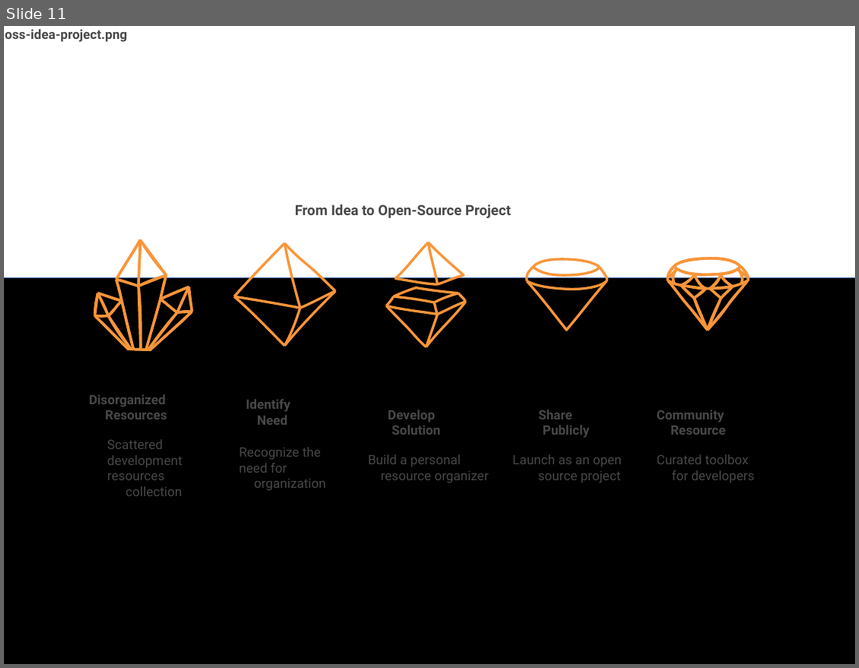
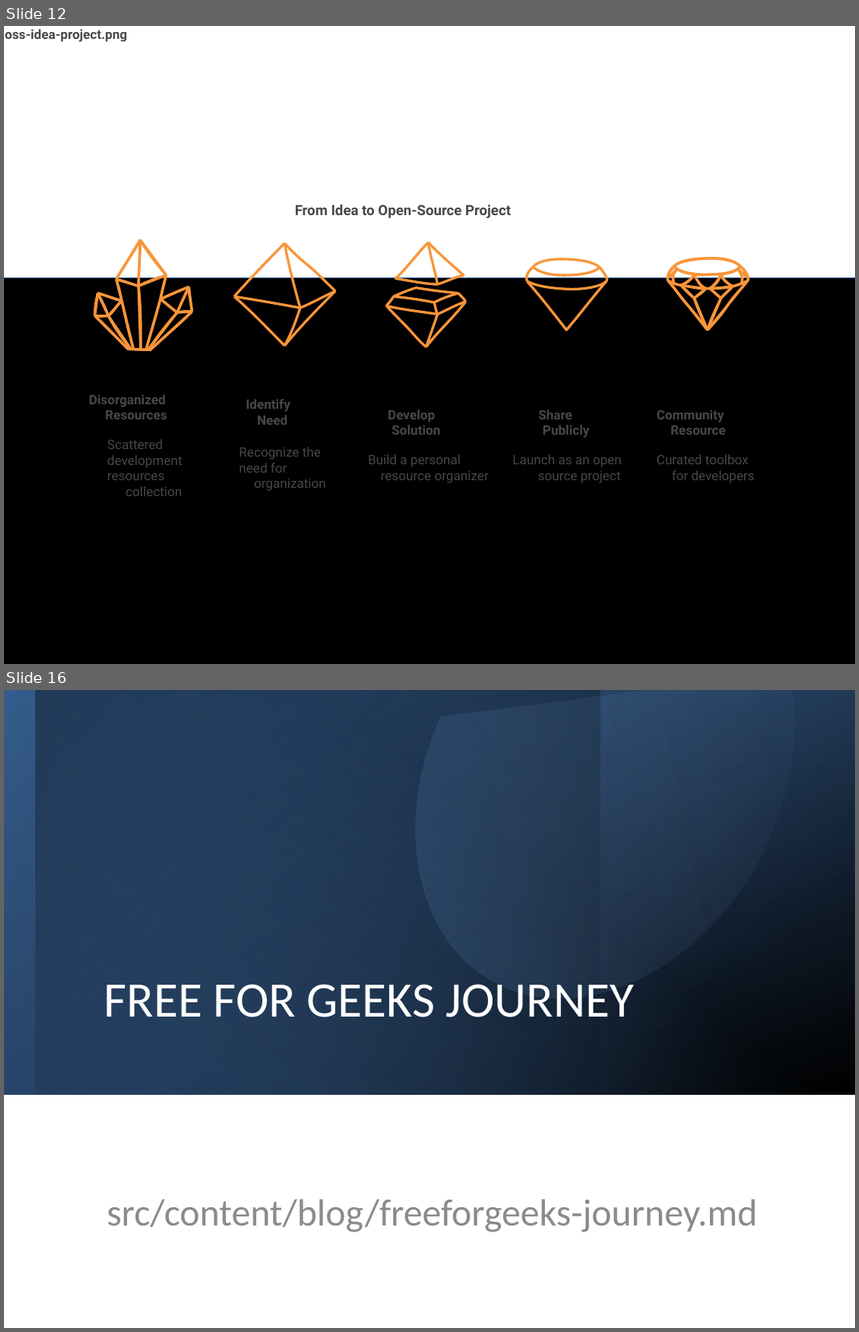
Before and after one commit to JuanPabloDiaz/jpdiaz, a slide deck: src/assets/images/blog/blog-images.pptx. Shown one above the other, each under a label of ours: slide 11 before the commit, slides 12 and 16 after it; the slides between them are not shown. The pictures are 859x668 and 859x1332 pixels, drawn with LibreOffice and Linux fonts; fonts in the diff are those of the drawing. Boxes give left, top, right and bottom in pixels: in the first picture for what was removed or moved away, otherwise in the second. Text is boxed around its words. In the diff, an @@ line names an element or a change of style, - is before the commit and + after.

Commit message:
Update blog presentation file

```diff
--- a/src/assets/images/blog/blog-images.pptx
+++ b/src/assets/images/blog/blog-images.pptx
@@ slide 16 added at <box>4,690,855,1328</box>, background #FFFFFF @@
@@ rectangle added at <box>4,690,855,1095</box>, fill gradient #376092 to #000000 @@
@@ rectangle added at <box>4,690,855,1095</box>, fill gradient #4F81BD to #376092 @@
@@ rectangle added at <box>4,690,601,1095</box>, fill gradient #254061 to #000000 @@
@@ rectangle added at <box>36,690,855,1095</box>, fill gradient #4F81BD to #000000 @@
@@ freeform shape added at <box>342,690,845,1065</box>, fill gradient #4F81BD to #95B3D7 @@
@@ title added at <box>104,984,634,1018</box>, 42 pt, text #FFFFFF @@
+FREE FOR GEEKS JOURNEY
@@ subtitle added at <box>107,1199,757,1233</box>, 32 pt, text #8C8C8C @@
+src/content/blog/freeforgeeks-journey.md
@@ what was slide 11 is now slide 12 @@
```
Also in this commit, not shown: 1 slide changed, 3 other slides added.
